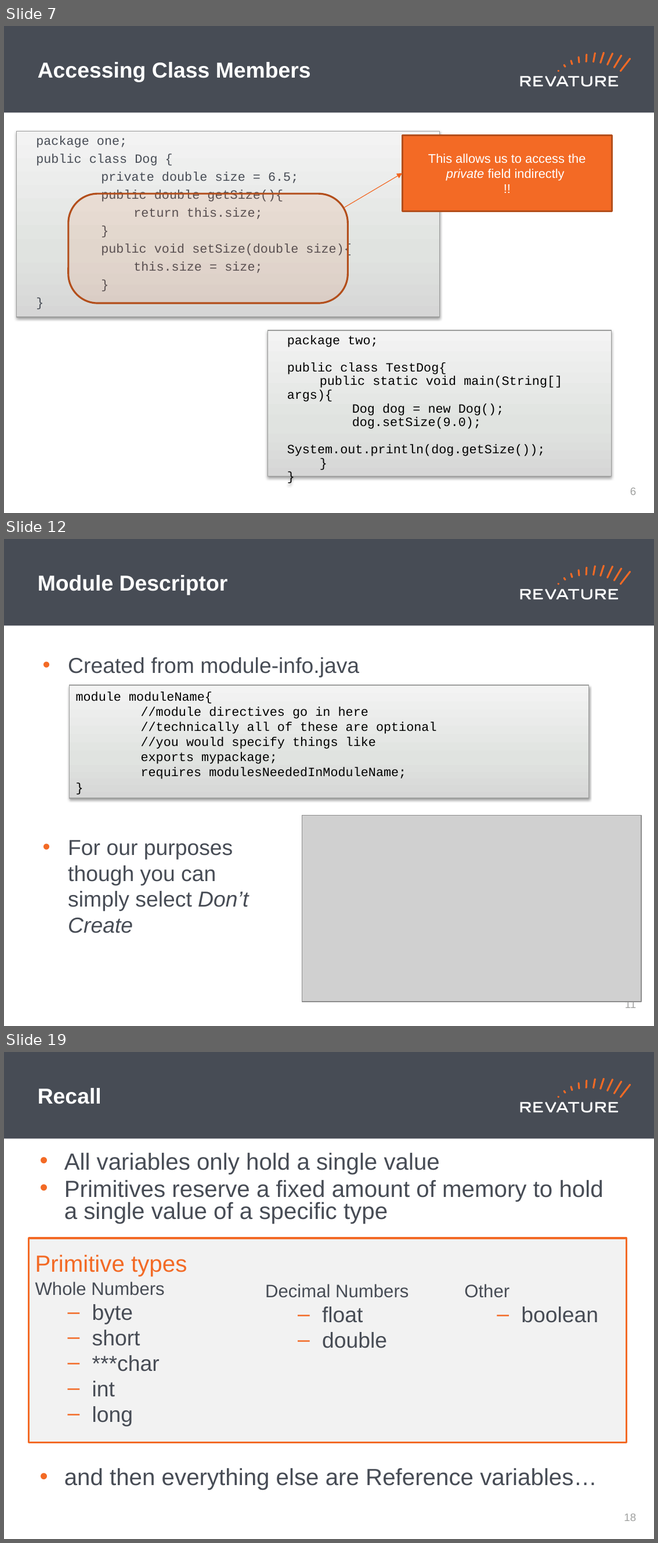
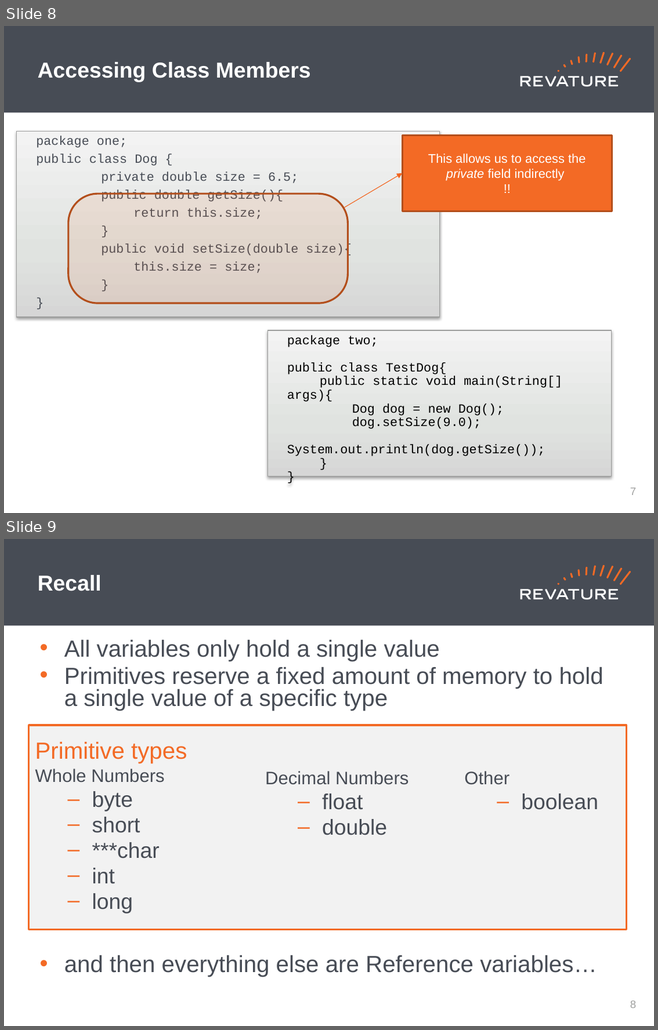
Before and after one commit to jhigherevature/8302021_RAP, a slide deck: powerpoints/Day_7.pptx. Shown one above the other, each under a label of ours: slides 7, 12 and 19 before the commit, slides 8 and 9 after it; the slides between them are not shown. The pictures are 658x1543 and 658x1030 pixels, drawn with LibreOffice and Linux fonts; fonts in the diff are those of the drawing; grey boxes stand for pictures. Boxes give left, top, right and bottom in pixels: in the first picture for what was removed or moved away, otherwise in the second. Text is boxed around its words. In the diff, an @@ line names an element or a change of style, - is before the commit and + after.

```diff
--- a/powerpoints/Day_7.pptx
+++ b/powerpoints/Day_7.pptx
@@ slide 12 removed at (x1=4, y1=539, x2=654, y2=1026), background #FFFFFF; not listed: 19 template elements that a slide beside it also shows @@
@@ title removed at (x1=38, y1=575, x2=228, y2=595) @@
-Module Descriptor
@@ text removed at (x1=68, y1=657, x2=359, y2=678) @@
-• Created from module-info.java
@@ rectangle removed at (x1=70, y1=685, x2=589, y2=798) @@
-module moduleName{
-    //module directives go in here
-//technically all of these are optional
-//you would specify things like
-exports mypackage;
-requires modulesNeededInModuleName;
-}
@@ picture removed at (x1=302, y1=816, x2=641, y2=1002) @@
@@ text removed at (x1=68, y1=840, x2=248, y2=933) @@
-• For our purposes though you can simply select Don’t Create
@@ page number removed at (x1=625, y1=1001, x2=636, y2=1008) @@
-11
@@ what was slide 7 is now slide 8 @@
@@ page number at (x1=630, y1=488, x2=636, y2=495): text changed @@
-6
+7
@@ what was slide 19 is now slide 9 @@
@@ page number at (x1=630, y1=1001, x2=636, y2=1008): text changed @@
-18
+8
```
Also in this commit, not shown: 2 slides changed, 1 slide added, 10 other slides removed.
